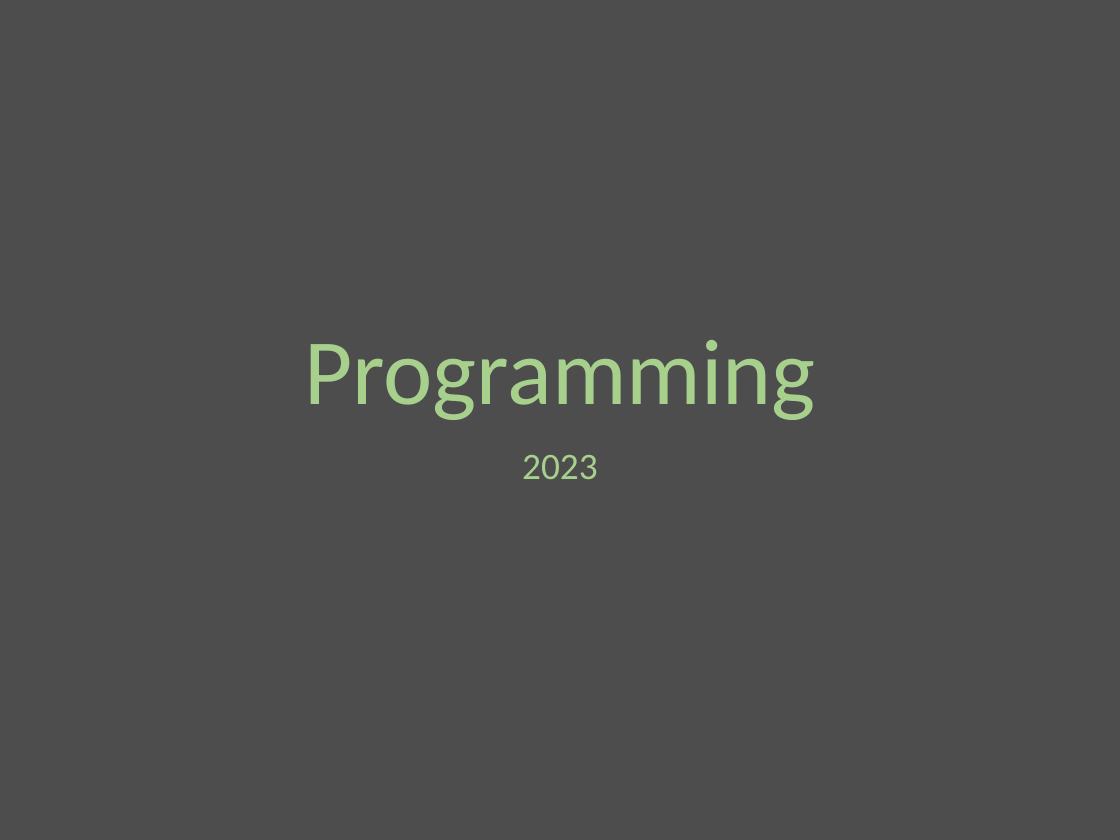
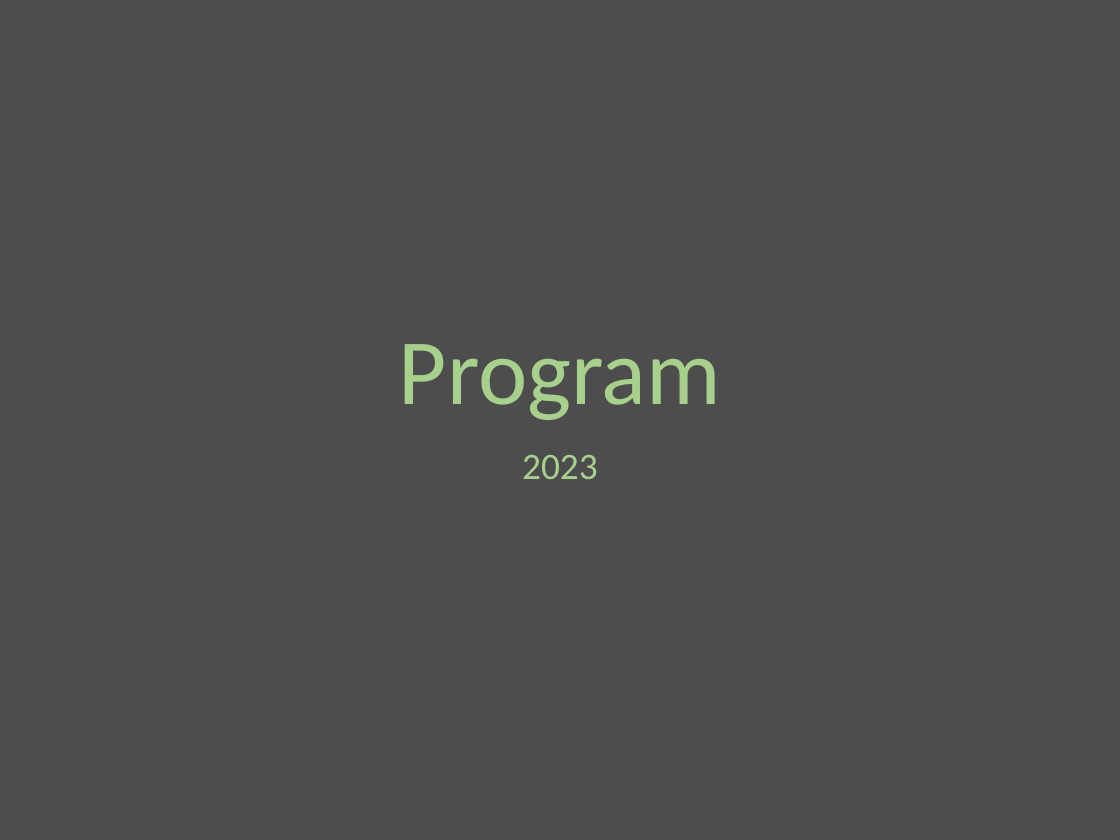
Before and after one commit to Melbeck777/program_seminar, a slide deck: slide 1 of ProgramSlide.pptx. Drawn at 1120x840 pixels with LibreOffice and Linux fonts; fonts in the diff are those of the drawing. Boxes give left, top, right and bottom in pixels: in the first picture for what was removed or moved away, otherwise in the second. Text is boxed around its words. In the diff, an @@ line names an element or a change of style, - is before the commit and + after.

```diff
--- a/ProgramSlide.pptx
+++ b/ProgramSlide.pptx
@@ title at <box>399,344,721,420</box>: text changed @@
-Programming
+Program
```
Also in this commit, not shown: 3 other slides changed, 7 slides added.
